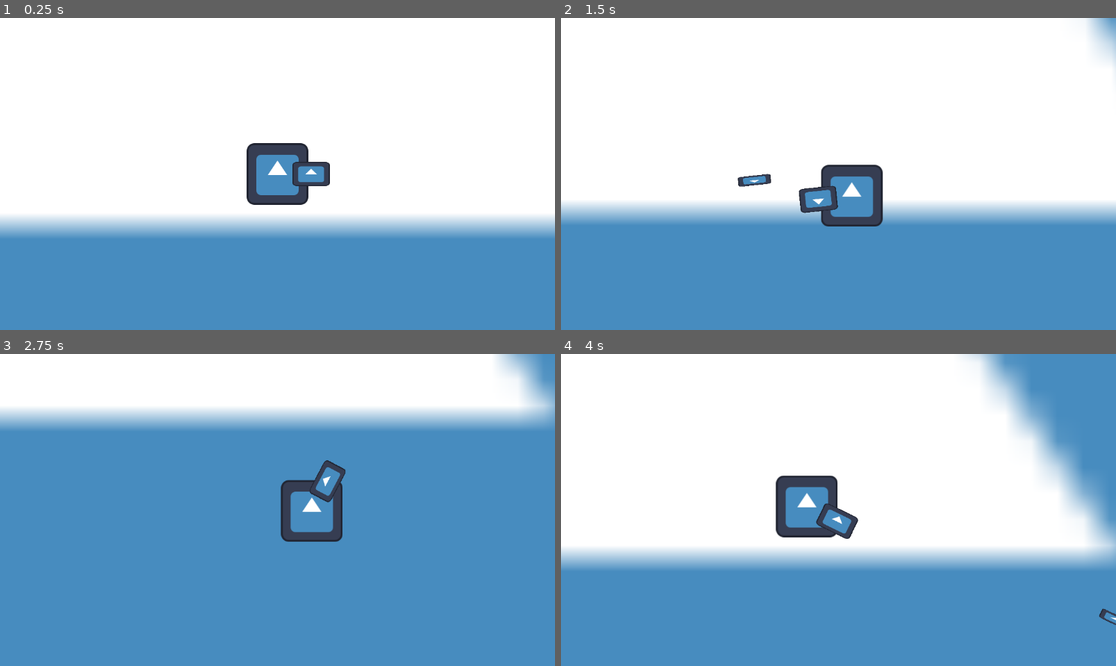
Above: before the commit, frames 1-4 (two rows, left to right).
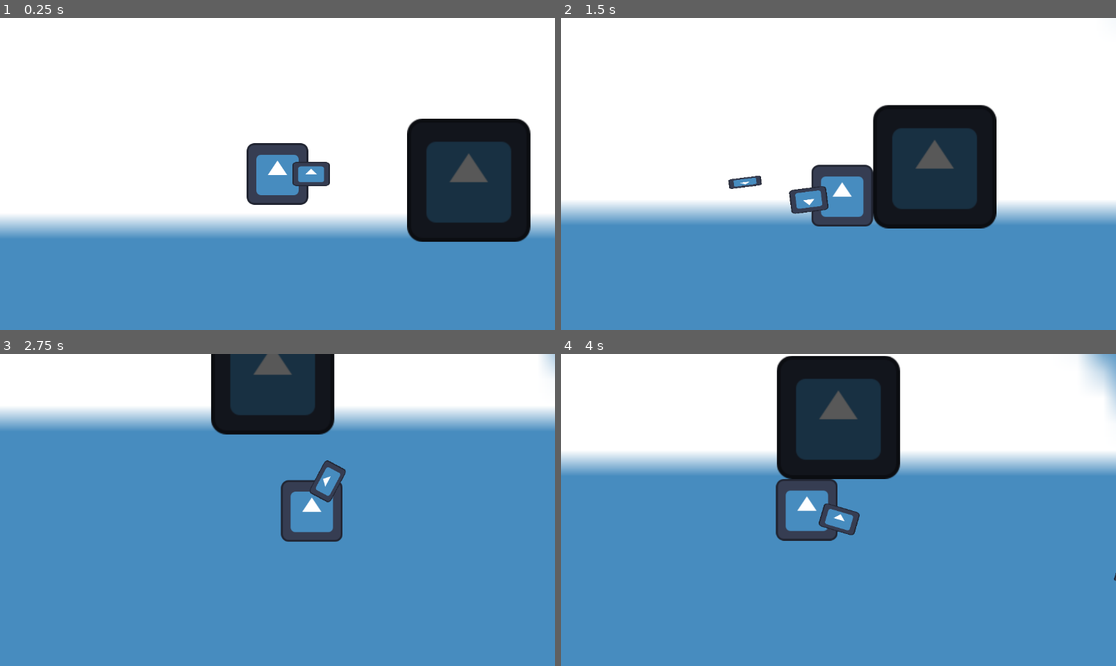
Above: after the commit, the same moments.

Repository: Shuflduf/MultiMurder
Game: Godot game, scene res://scenes/main.tscn
Same seed, same stepped clock (60 frames per second), same inputs: the game is played once before the commit and once after it. The engine's default icon, where the game draws it, is replaced by a stand-in: a white triangle on a blue panel in a dark square.
Inputs (mouse positions are in pixels of both pictures, inside the frame that each line leads up to):
- Up to frame 1 (0.25 s): no input
- Up to frame 2 (1.5 s): tap Enter at 0.5 s; move the mouse to (960, 158) at 0.52 s; press the mouse at (960, 158) at 0.53 s; hold D (right) 0.53-1.28 s; move the mouse to (727, 189) at 1.27 s; release the mouse at (727, 189) at 1.28 s; hold S (down) from 1.28 s (still down); click (727, 189) at 1.35 s
- Up to frame 3 (2.75 s): move the mouse to (333, 441) at 2.02 s; release S (down) at 2.03 s; press the mouse at (333, 441) at 2.03 s; hold D (right) from 2.03 s (still down)
- Up to frame 4 (4 s): move the mouse to (810, 572) at 2.77 s; release D (right) at 2.78 s; release the mouse at (810, 572) at 2.78 s; hold W (up) 2.78-3.53 s; click (810, 572) at 2.85 s; move the mouse to (1005, 556) at 3.52 s; press the mouse at (1005, 556) at 3.53 s; hold A (left) from 3.53 s (still down)

The runs differ from the first frame. In frame 1, 8.7% of the frame differs, in the area x 73-96%, y 32-72%; in frame 2, 11%; in frame 3, 7.2%; in frame 4, 48%, in the area x 0-100%, y 0-87%.

Commit message:
obstacles and bullets deleting

Diff:
--- a/scenes/bullet.tscn
+++ b/scenes/bullet.tscn
@@ -27,3 +27,11 @@
 actor = NodePath("..")
 speed = 1000
 top_down = true
+
+[node name="Area2D" type="Area2D" parent="."]
+collision_layer = 4
+
+[node name="CollisionShape2D" type="CollisionShape2D" parent="Area2D"]
+shape = SubResource("RectangleShape2D_78w8m")
+
+[connection signal="body_entered" from="Area2D" to="." method="_on_area_2d_body_entered"]
--- a/scenes/main.tscn
+++ b/scenes/main.tscn
@@ -1,7 +1,10 @@
-[gd_scene load_steps=3 format=3 uid="uid://ddsu0qklpr2km"]
+[gd_scene load_steps=4 format=3 uid="uid://ddsu0qklpr2km"]
 
 [ext_resource type="Texture2D" uid="uid://cepqbljkg6yn7" path="res://icon.svg" id="1_v0h30"]
 [ext_resource type="PackedScene" uid="uid://b3kndvg1opr6m" path="res://scenes/player.tscn" id="2_e25f8"]
+
+[sub_resource type="RectangleShape2D" id="RectangleShape2D_n5504"]
+size = Vector2(256, 256)
 
 [node name="Main" type="Node2D"]
 
@@ -11,3 +14,16 @@
 texture = ExtResource("1_v0h30")
 
 [node name="Player" parent="." instance=ExtResource("2_e25f8")]
+
+[node name="Obstacles" type="Node2D" parent="."]
+
+[node name="StaticBody2D" type="StaticBody2D" parent="Obstacles"]
+position = Vector2(397, 13)
+
+[node name="Sprite2D" type="Sprite2D" parent="Obstacles/StaticBody2D"]
+modulate = Color(0.344076, 0.344076, 0.344076, 1)
+scale = Vector2(2, 2)
+texture = ExtResource("1_v0h30")
+
+[node name="CollisionShape2D" type="CollisionShape2D" parent="Obstacles/StaticBody2D"]
+shape = SubResource("RectangleShape2D_n5504")
--- a/scripts/bullet.gd
+++ b/scripts/bullet.gd
@@ -7,4 +7,7 @@
 		cos(rotation),
 		sin(rotation)
 	)
-	print(move_component.direction)
+
+
+func _on_area_2d_body_entered(body: Node2D) -> void:
+	queue_free()
